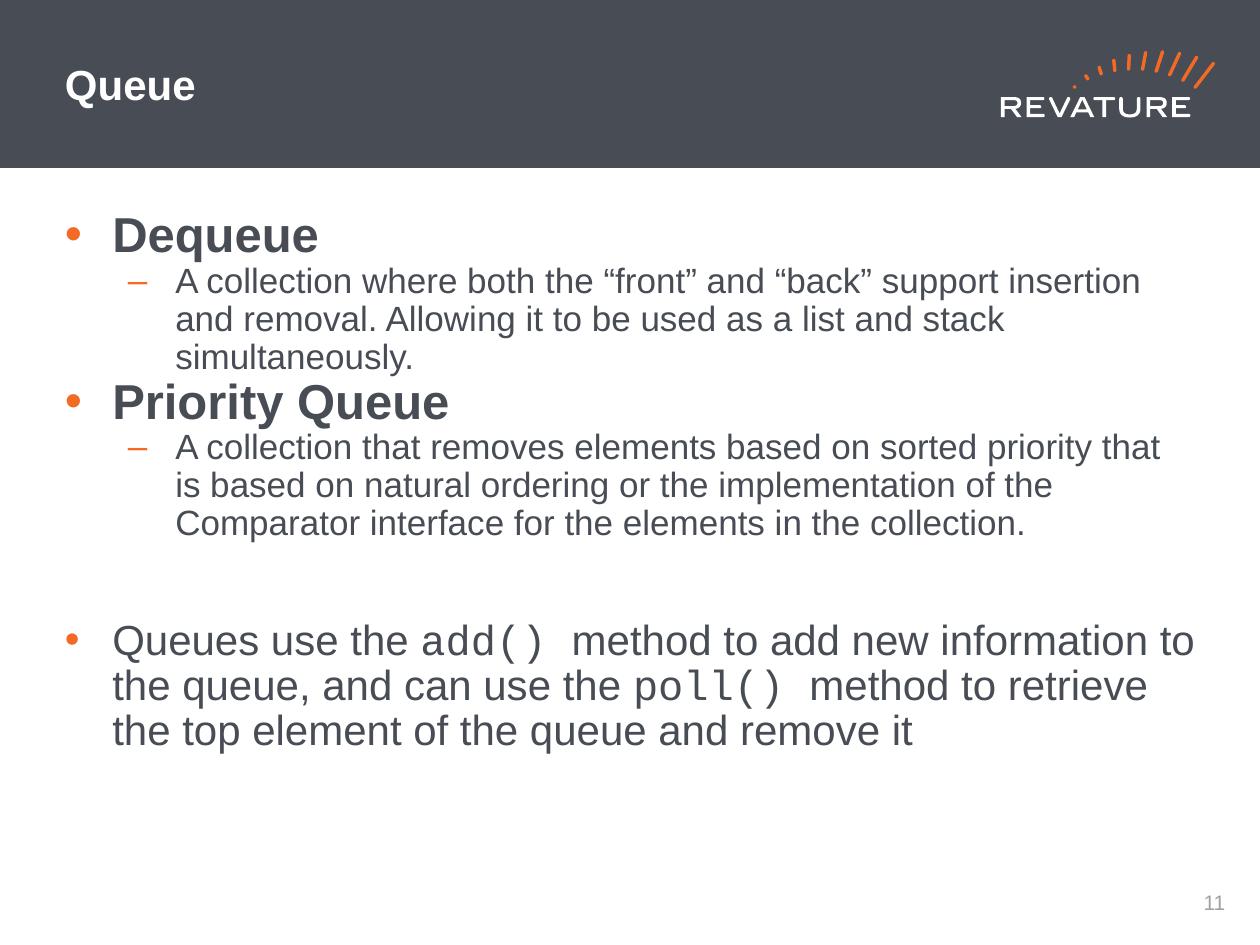
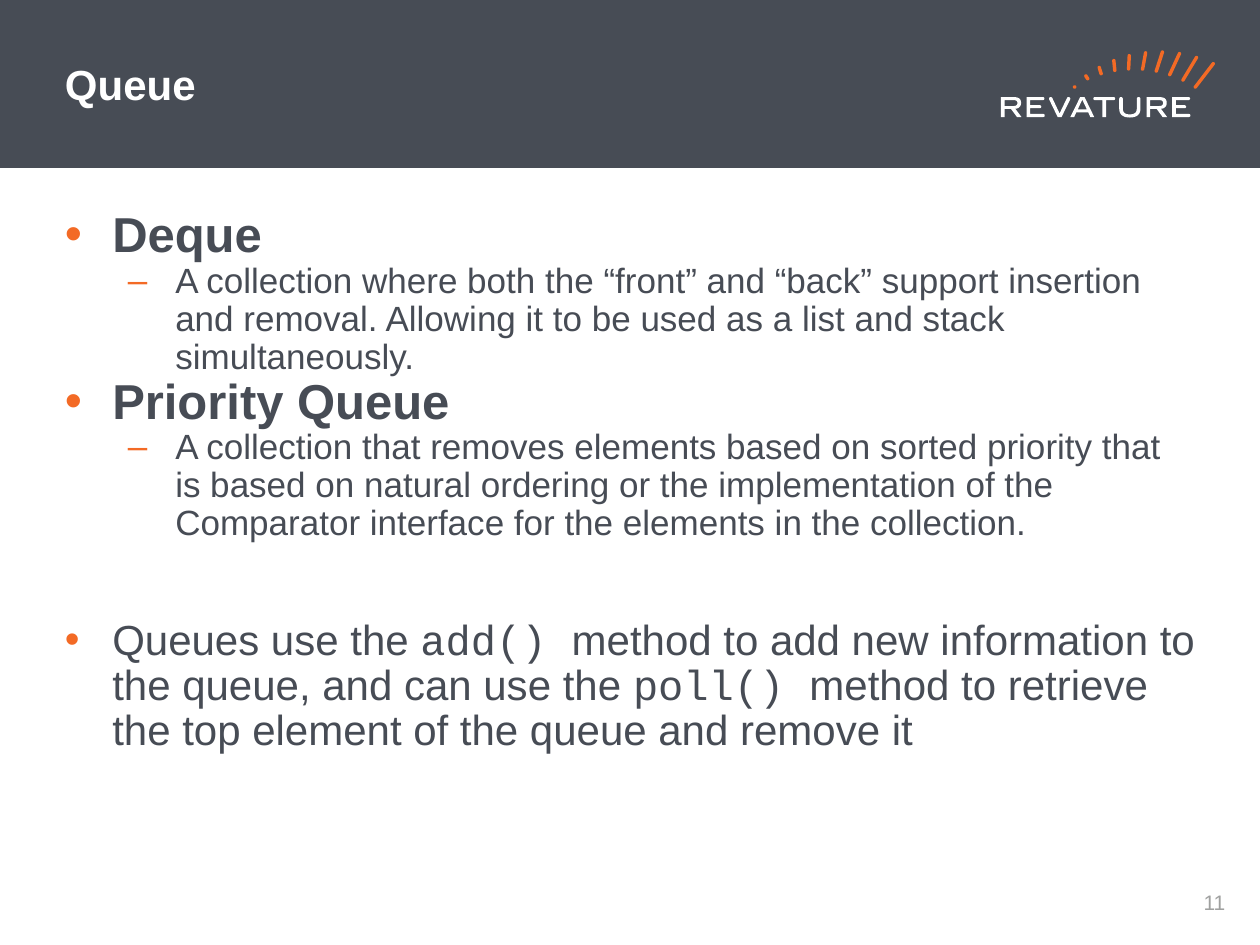
Before and after one commit to jhigherevature/ROCP-210412, a slide deck: slide 12 of powerpoints/Roc_Day05 - Collections_Exceptions.pptx. Drawn at 1260x945 pixels with LibreOffice and Linux fonts; fonts in the diff are those of the drawing. Boxes give left, top, right and bottom in pixels: in the first picture for what was removed or moved away, otherwise in the second. Text is boxed around its words. In the diff, an @@ line names an element or a change of style, - is before the commit and + after.

```diff
--- a/powerpoints/Roc_Day05 - Collections_Exceptions.pptx
+++ b/powerpoints/Roc_Day05 - Collections_Exceptions.pptx
@@ text at [112,218,262,262]: text changed @@
-• Dequeue
+• Deque
```
Also in this commit, not shown: 1 other slide changed.
